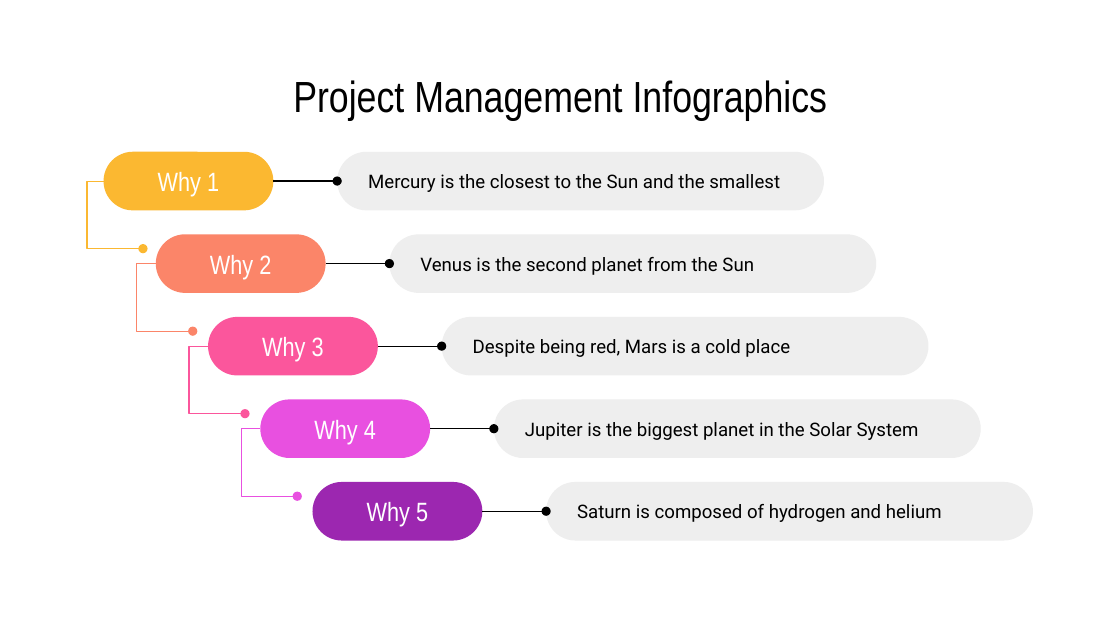
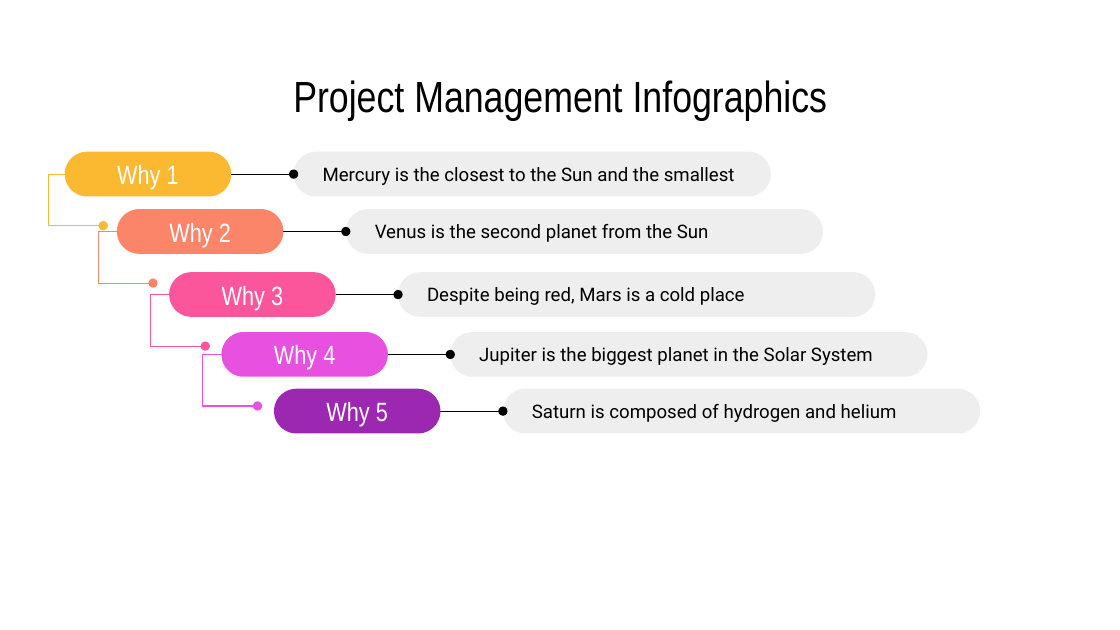
Before and after one commit to marianomorel/maestria-repo, a slide deck: slide 26 of Concurso - TIA - Regular/INFOGRAFIA - CONCURSO - MARIANO MOREL.pptx (slide 18 before the commit). Drawn at 1120x630 pixels with LibreOffice and Linux fonts; fonts in the diff are those of the drawing. Boxes give left, top, right and bottom in pixels: in the first picture for what was removed or moved away, otherwise in the second. Text is boxed around its words. In the diff, an @@ line names an element or a change of style, - is before the commit and + after.

```diff
--- a/Concurso - TIA - Regular/INFOGRAFIA - CONCURSO - MARIANO MOREL.pptx
+++ b/Concurso - TIA - Regular/INFOGRAFIA - CONCURSO - MARIANO MOREL.pptx
@@ freeform shape resized from (x1=87, y1=181, x2=143, y2=249) to (x1=48, y1=174, x2=103, y2=225) @@
@@ rounded rectangle "Why 1" resized from (x1=103, y1=152, x2=273, y2=211) to (x1=65, y1=152, x2=232, y2=197) @@
@@ arrow moved from (273, 181) - (337, 181) to (231, 174) - (293, 174) @@
@@ rounded rectangle "Mercury is the closest to ..." resized from (x1=337, y1=152, x2=824, y2=211) to (x1=293, y1=152, x2=771, y2=197) @@
@@ rounded rectangle "Why 2" resized from (x1=156, y1=234, x2=326, y2=292) to (x1=116, y1=209, x2=283, y2=254) @@
@@ rounded rectangle "Venus is the second planet ..." resized from (x1=390, y1=234, x2=877, y2=292) to (x1=346, y1=209, x2=823, y2=254) @@
@@ freeform shape resized from (x1=137, y1=263, x2=193, y2=330) to (x1=99, y1=232, x2=153, y2=283) @@
@@ arrow moved from (326, 263) - (390, 263) to (283, 232) - (346, 232) @@
@@ freeform shape resized from (x1=189, y1=346, x2=245, y2=413) to (x1=150, y1=295, x2=205, y2=346) @@
@@ rounded rectangle "Why 3" resized from (x1=208, y1=317, x2=379, y2=375) to (x1=169, y1=272, x2=336, y2=317) @@
@@ arrow moved from (377, 346) - (441, 346) to (336, 295) - (398, 295) @@
@@ rounded rectangle "Despite being red, Mars is ..." resized from (x1=441, y1=317, x2=928, y2=375) to (x1=398, y1=272, x2=875, y2=317) @@
@@ freeform shape resized from (x1=241, y1=429, x2=297, y2=496) to (x1=203, y1=354, x2=258, y2=405) @@
@@ rounded rectangle "Why 4" resized from (x1=260, y1=400, x2=430, y2=458) to (x1=222, y1=333, x2=389, y2=377) @@
@@ arrow moved from (430, 429) - (494, 429) to (388, 354) - (450, 354) @@
@@ rounded rectangle "Jupiter is the biggest planet ..." resized from (x1=494, y1=400, x2=981, y2=458) to (x1=450, y1=333, x2=927, y2=377) @@
@@ rounded rectangle "Why 5" resized from (x1=312, y1=482, x2=483, y2=540) to (x1=274, y1=389, x2=441, y2=433) @@
@@ rounded rectangle "Saturn is composed of hydrogen ..." resized from (x1=547, y1=482, x2=1034, y2=540) to (x1=503, y1=389, x2=980, y2=433) @@
@@ arrow moved from (483, 511) - (547, 511) to (440, 411) - (503, 411) @@
```
Also in this commit, not shown: 2 other slides changed, 14 slides added, 8 slides removed, 4 other files.
